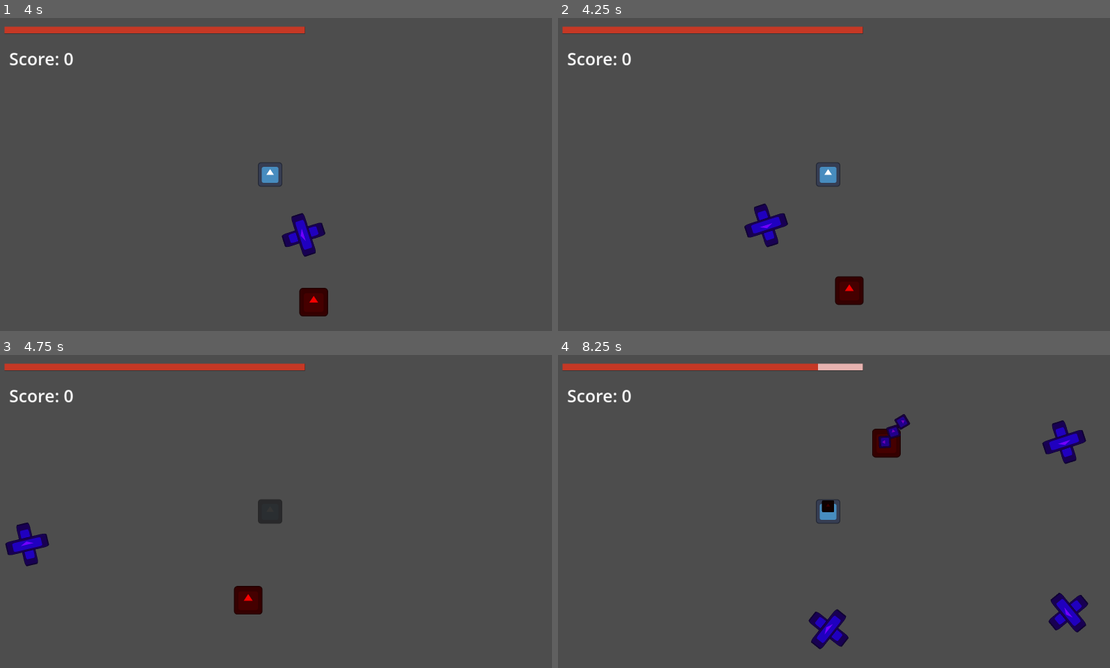
Above: before the commit, frames 1-4 (two rows, left to right).
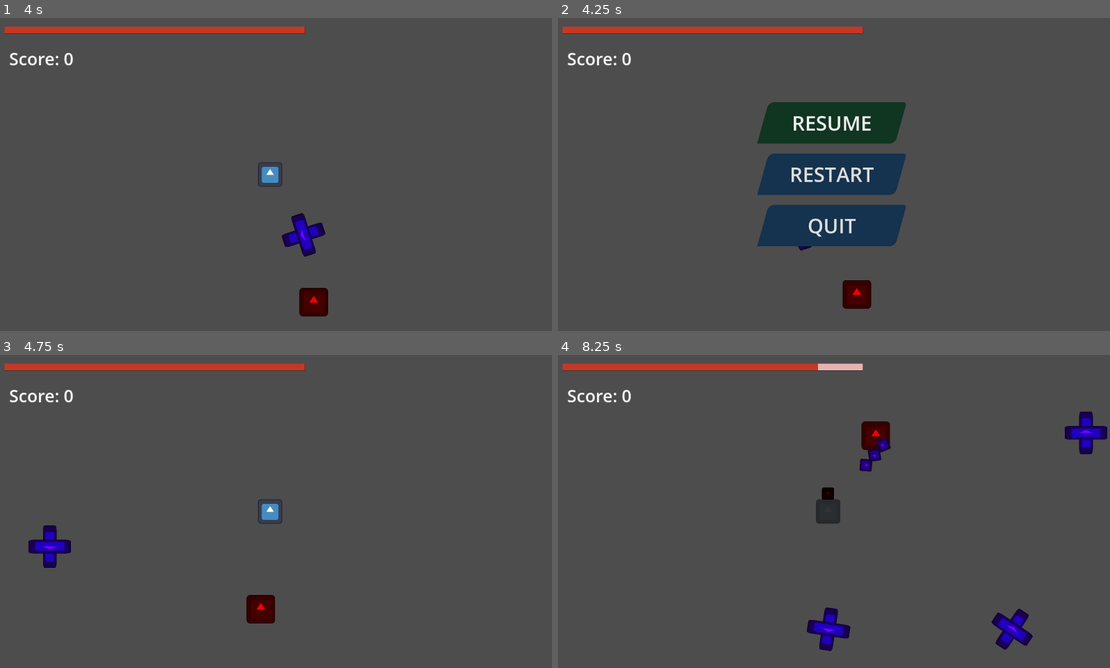
Above: after the commit, the same moments.

Repository: MonkMir/tether-game
Game: Godot game, scene res://scenes/main.tscn
Same seed, same stepped clock (60 frames per second), same inputs: the game is played once before the commit and once after it. The engine's default icon, where the game draws it, is replaced by a stand-in: a white triangle on a blue panel in a dark square.
Inputs (mouse positions are in pixels of both pictures, inside the frame that each line leads up to):
- Up to frame 1 (4 s): tap Enter (Enter) at 0.5, 0.6, 2, 2.1, 3.6 s; move the mouse to (397, 158) at 0.52 s; tap Space at 1.25 s; move the mouse to (160, 190) at 1.27 s; click (160, 190) at 1.35 s; move the mouse to (331, 105) at 2.02 s; move the mouse to (248, 237) at 2.77 s; click (248, 237) at 2.85 s; move the mouse to (441, 221) at 3.52 s
- Up to frame 2 (4.25 s): tap Escape (Pause) at 4.15 s
- Up to frame 3 (4.75 s): click (276, 458) at 4.25 s, where only the run after the commit has a clickable "RESUME"
- Up to frame 4 (8.25 s): move the mouse to (662, 464) at 5.02 s; click (662, 464) at 5.1 s; move the mouse to (861, 511) at 5.77 s; tap Enter (Enter) at 5.85, 7.35 s; move the mouse to (751, 433) at 6.52 s; click (751, 433) at 6.6 s; move the mouse to (955, 495) at 7.27 s; move the mouse to (718, 527) at 8.02 s; click (718, 527) at 8.1 s

Frame 1 is identical in both runs. In frame 2, 11% of the frame differs, in the area x 33-64%, y 26-93%; in frame 3, 1.9%; in frame 4, 4.0%.

Commit message:
Add pause menu

Diff:
--- a/project.godot
+++ b/project.godot
@@ -47,6 +47,14 @@
 
 [input]
 
+ui_accept={
+"deadzone": 0.5,
+"events": [Object(InputEventKey,"resource_local_to_scene":false,"resource_name":"","device":0,"window_id":0,"alt_pressed":false,"shift_pressed":false,"ctrl_pressed":false,"meta_pressed":false,"pressed":false,"keycode":4194309,"physical_keycode":0,"key_label":0,"unicode":0,"location":0,"echo":false,"script":null)
+, Object(InputEventKey,"resource_local_to_scene":false,"resource_name":"","device":0,"window_id":0,"alt_pressed":false,"shift_pressed":false,"ctrl_pressed":false,"meta_pressed":false,"pressed":false,"keycode":4194310,"physical_keycode":0,"key_label":0,"unicode":0,"location":0,"echo":false,"script":null)
+, Object(InputEventKey,"resource_local_to_scene":false,"resource_name":"","device":0,"window_id":0,"alt_pressed":false,"shift_pressed":false,"ctrl_pressed":false,"meta_pressed":false,"pressed":false,"keycode":32,"physical_keycode":0,"key_label":0,"unicode":32,"location":0,"echo":false,"script":null)
+, Object(InputEventJoypadButton,"resource_local_to_scene":false,"resource_name":"","device":-1,"button_index":1,"pressure":0.0,"pressed":true,"script":null)
+]
+}
 Enter={
 "deadzone": 0.5,
 "events": [Object(InputEventKey,"resource_local_to_scene":false,"resource_name":"","device":-1,"window_id":0,"alt_press …(195 unchanged characters)…
--- /dev/null
+++ b/scenes/in_game_ui.tscn
@@ -0,0 +1,131 @@
+[gd_scene format=3 uid="uid://34lp4apat21h"]
+
+[ext_resource type="Script" uid="uid://cf2kds67t7h0b" path="res://scripts/pause_menu.gd" id="1_kplmn"]
+
+[sub_resource type="StyleBoxFlat" id="StyleBoxFlat_kplmn"]
+bg_color = Color(0.08235294, 0.19607843, 0.30588236, 1)
+skew = Vector2(0.28, 0)
+corner_radius_top_left = 20
+corner_radius_top_right = 12
+corner_radius_bottom_right = 20
+
+[sub_resource type="StyleBoxFlat" id="StyleBoxFlat_fqvwy"]
+bg_color = Color(0.075, 0.25, 0.15666667, 1)
+skew = Vector2(0.28, 0)
+corner_radius_top_left = 20
+corner_radius_top_right = 12
+corner_radius_bottom_right = 20
+
+[sub_resource type="StyleBoxFlat" id="StyleBoxFlat_ria60"]
+bg_color = Color(0.0627451, 0.20784314, 0.12941177, 1)
+skew = Vector2(0.28, 0)
+corner_radius_top_left = 20
+corner_radius_top_right = 12
+corner_radius_bottom_right = 20
+
+[sub_resource type="StyleBoxFlat" id="StyleBoxFlat_6qwj3"]
+bg_color = Color(0.0627451, 0.20784314, 0.12941177, 1)
+skew = Vector2(0.28, 0)
+corner_radius_top_left = 20
+corner_radius_top_right = 12
+corner_radius_bottom_right = 20
+
+[sub_resource type="StyleBoxFlat" id="StyleBoxFlat_a45jx"]
+bg_color = Color(0.075, 0.25, 0.15666667, 1)
+skew = Vector2(0.28, 0)
+corner_radius_top_left = 20
+corner_radius_top_right = 12
+corner_radius_bottom_right = 20
+
+[sub_resource type="StyleBoxFlat" id="StyleBoxFlat_fnge6"]
+bg_color = Color(0.0627451, 0.20784314, 0.12941177, 1)
+skew = Vector2(0.28, 0)
+corner_radius_top_left = 20
+corner_radius_top_right = 12
+corner_radius_bottom_right = 20
+
+[sub_resource type="StyleBoxFlat" id="StyleBoxFlat_276nr"]
+bg_color = Color(0.0627451, 0.20784314, 0.12941177, 1)
+skew = Vector2(0.28, 0)
+corner_radius_top_left = 20
+corner_radius_top_right = 12
+corner_radius_bottom_right = 20
+
+[sub_resource type="StyleBoxFlat" id="StyleBoxFlat_04xgm"]
+bg_color = Color(0.0627451, 0.20784314, 0.12941177, 1)
+skew = Vector2(0.28, 0)
+corner_radius_top_left = 20
+corner_radius_top_right = 12
+corner_radius_bottom_right = 20
+
+[node name="InGameUI" type="CanvasLayer" unique_id=1644306105]
+
+[node name="Menu" type="Control" parent="." unique_id=356940545]
+process_mode = 2
+layout_mode = 3
+anchors_preset = 15
+anchor_right = 1.0
+anchor_bottom = 1.0
+grow_horizontal = 2
+grow_vertical = 2
+
+[node name="PauseMenu" type="MarginContainer" parent="Menu" unique_id=1041511619]
+layout_mode = 1
+anchors_preset = 8
+anchor_left = 0.5
+anchor_top = 0.5
+anchor_right = 0.5
+anchor_bottom = 0.5
+offset_left = -250.0
+offset_top = -262.5
+offset_right = 250.0
+offset_bottom = 262.5
+grow_horizontal = 2
+grow_vertical = 2
+script = ExtResource("1_kplmn")
+
+[node name="DebugBackground" type="ColorRect" parent="Menu/PauseMenu" unique_id=1645128328]
+visible = false
+layout_mode = 2
+
+[node name="VBoxContainer" type="VBoxContainer" parent="Menu/PauseMenu" unique_id=356556188]
+custom_minimum_size = Vector2(500, 525)
+layout_mode = 2
+size_flags_horizontal = 4
+size_flags_vertical = 4
+theme_override_constants/separation = 36
+
+[node name="ResumeButton" type="Button" parent="Menu/PauseMenu/VBoxContainer" unique_id=375980014]
+unique_name_in_owner = true
+custom_minimum_size = Vector2(0, 150)
+layout_mode = 2
+theme_override_font_sizes/font_size = 73
+theme_override_styles/normal = SubResource("StyleBoxFlat_kplmn")
+theme_override_styles/pressed = SubResource("StyleBoxFlat_fqvwy")
+theme_override_styles/hover = SubResource("StyleBoxFlat_ria60")
+theme_override_styles/focus = SubResource("StyleBoxFlat_6qwj3")
+text = "RESUME"
+
+[node name="RestartButton" type="Button" parent="Menu/PauseMenu/VBoxContainer" unique_id=258593913]
+custom_minimum_size = Vector2(0, 150)
+layout_mode = 2
+theme_override_font_sizes/font_size = 73
+theme_override_styles/normal = SubResource("StyleBoxFlat_kplmn")
+theme_override_styles/pressed = SubResource("StyleBoxFlat_a45jx")
+theme_override_styles/hover = SubResource("StyleBoxFlat_fnge6")
+theme_override_styles/focus = SubResource("StyleBoxFlat_276nr")
+text = "RESTART"
+
+[node name="QuitButton" type="Button" parent="Menu/PauseMenu/VBoxContainer" unique_id=729818849]
+custom_minimum_size = Vector2(0, 150)
+layout_mode = 2
+theme_override_font_sizes/font_size = 73
+theme_override_styles/normal = SubResource("StyleBoxFlat_kplmn")
+theme_override_styles/pressed = SubResource("StyleBoxFlat_a45jx")
+theme_override_styles/hover = SubResource("StyleBoxFlat_fnge6")
+theme_override_styles/focus = SubResource("StyleBoxFlat_04xgm")
+text = "QUIT"
+
+[connection signal="pressed" from="Menu/PauseMenu/VBoxContainer/ResumeButton" to="Menu/PauseMenu" method="_on_resume_button_pressed"]
+[connection signal="pressed" from="Menu/PauseMenu/VBoxContainer/RestartButton" to="Menu/PauseMenu" method="_on_restart_button_pressed"]
+[connection signal="pressed" from="Menu/PauseMenu/VBoxContainer/QuitButton" to="Menu/PauseMenu" method="_on_quit_button_pressed"]
--- a/scenes/main.tscn
+++ b/scenes/main.tscn
@@ -3,6 +3,7 @@
 [ext_resource type="PackedScene" uid="uid://b0u1q6i5db5ou" path="res://scenes/player.tscn" id="2_tipki"]
 [ext_resource type="Script" uid="uid://ba40nwh8lu65b" path="res://scripts/other-scripts/EnemySpawner.gd" id="6_0p816"]
 [ext_resource type="Script" uid="uid://da7f2buhged70" path="res://scripts/other-scripts/ScoreLabel.gd" id="8_14cfy"]
+[ext_resource type="PackedScene" uid="uid://34lp4apat21h" path="res://scenes/in_game_ui.tscn" id="8_tipki"]
 [ext_resource type="Script" uid="uid://dyg3c4hhurma1" path="res://scripts/other-scripts/GameOverLabel.gd" id="9_iqu0m"]
 [ext_resource type="PackedScene" uid="uid://cdk16uvt8jqbb" path="res://scenes/enemies/arrow_enemy.tscn" id="9_trceg"]
 [ext_resource type="PackedScene" uid="uid://dkq6ilqibkqvo" path="res://scenes/enemies/bomber_enemy.tscn" id="10_a8y0u"]
@@ -55,4 +56,6 @@
 position = Vector2(584, 336)
 zoom = Vector2(1.72, 1.72)
 
+[node name="InGameUI" parent="." unique_id=356940545 instance=ExtResource("8_tipki")]
+
 [connection signal="timeout" from="Level1/EnemySpawner/Timer" to="Level1/EnemySpawner" method="spawn_enemy"]
--- /dev/null
+++ b/scripts/other-scripts/pause_manager.gd
@@ -0,0 +1,30 @@
+extends Node2D
+
+signal pause_toggled(isPaused : bool)
+
+var lastToggleFrame: int = 0
+
+func _ready():
+	process_mode = Node.PROCESS_MODE_ALWAYS
+
+func _input(event):
+	if event.is_action_pressed("Pause"):
+		toggle_pause()
+
+		if get_tree().paused == true:
+			Input.set_mouse_mode(Input.MOUSE_MODE_VISIBLE)
+			print("PAUSED")
+		else:
+			Input.set_mouse_mode(Input.MOUSE_MODE_HIDDEN)
+			print("UNPAUSED")
+
+func toggle_pause() -> void:
+
+	var currentFrame = Engine.get_process_frames()
+	if currentFrame == lastToggleFrame:
+		return
+
+	lastToggleFrame = currentFrame
+
+	get_tree().paused = !get_tree().paused
+	pause_toggled.emit(get_tree().paused)
--- /dev/null
+++ b/scripts/pause_menu.gd
@@ -0,0 +1,39 @@
+extends MarginContainer
+
+func _ready():
+	hide()
+
+	PauseManager.pause_toggled.connect(_on_pause_toggled)
+
+func _input(event: InputEvent) -> void:
+	if !is_visible_in_tree():
+		return
+
+	if event is InputEventMouseMotion:
+		var focusedNode = get_viewport().gui_get_focus_owner()
+		if focusedNode:
+			focusedNode.release_focus()
+
+	elif event is InputEventJoypadButton or event is InputEventJoypadMotion or event is InputEventKey:
+		if get_viewport().gui_get_focus_owner() == null:
+			%ResumeButton.grab_focus()
+
+func _on_pause_toggled(isPaused) -> void:
+	if isPaused:
+		show()
+		%ResumeButton.grab_focus()
+	else:
+		hide()
+
+
+func _on_resume_button_pressed():
+	PauseManager.toggle_pause()
+
+
+func _on_restart_button_pressed():
+	get_tree().reload_current_scene()
+	PauseManager.toggle_pause()
+
+
+func _on_quit_button_pressed():
+	get_tree().quit()
Not shown, added: scripts/other-scripts/pause_manager.gd.uid
Not shown, added: scripts/pause_menu.gd.uid
